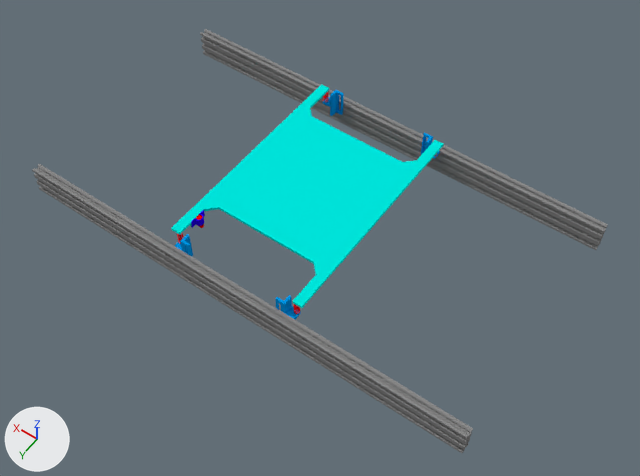
An edit to the Blender file blender/agitator.blend, drawn before and after from the same camera.
Both versions are drawn from a camera (50 mm lens) standing at (-6.72, 9.17, 13.81) and looking at (-0.45, 0.39, 0.02). Lighting does not change. The marker at lower left points along +X, +Y and +Z.

Names of what the first picture shows: 'brackets', 'linearrails', 'motormount', 'shakeframe'.
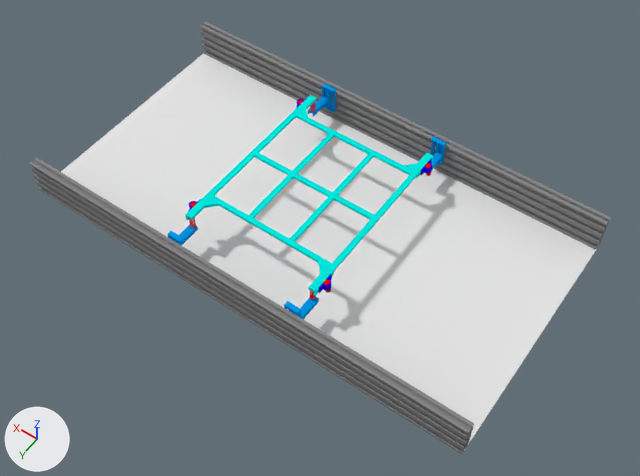
Commit message: updated agitator model

Boxes (x1, y1, x2, y2) around the edits, measured in the pictures (640 x 476 px; the box of a moved part takes in the faces that stretch with it):
'Plane', added: after (61, 54, 596, 450)
'linearrails', reshaped: before (32, 29, 608, 453); after (29, 22, 611, 454)
'shakeframe', reshaped, moved, modifiers changed (9% narrower, 10% shorter): before (171, 84, 444, 308); after (185, 95, 433, 296)
'brackets', reshaped: before (175, 90, 440, 320); after (168, 84, 446, 320)
'motormount', reshaped, moved, turned: before (191, 210, 205, 228); after (188, 98, 432, 293)
'vibrationmotors', reshaped, turned, modifiers changed: before (196, 215, 204, 228); after (190, 100, 431, 293)
part 1 of me_cylinder_002, deleted: before (191, 210, 205, 228)
part 2 of me_cylinder_002, added: after (188, 98, 432, 293)
part 3 of me_cylinder, moved or reshaped: before (196, 215, 202, 220); after (190, 100, 431, 285)
part 4 of me_cube_003, moved or reshaped: before (202, 47, 602, 250); after (203, 47, 602, 250)
part 5 of me_cube_003, moved or reshaped: before (201, 41, 605, 244); after (202, 40, 605, 244)
part 6 of me_cube_003, moved or reshaped: before (200, 29, 608, 238); after (201, 34, 608, 237)
part 7 of me_cube_003, moved or reshaped: before (32, 164, 473, 443); after (32, 171, 473, 444)
part 8 of me_cube_003, added: after (200, 22, 611, 231)
part 9 of me_cube_003, added: after (29, 157, 474, 438)
part 10 of me_cube_002, added: after (213, 116, 410, 242)
part 11 of me_cube_002, added: after (253, 135, 369, 218)

The change, as a list of edits to the scene's bpy script:
```text
Change me_cylinder_002:
    remove me_cylinder_002.from_pydata(...)  # 276 vertices, 149 faces; spans x -0.082..0.05, y -0.182..0.182, z -0.2..-0.04
    add me_cylinder_002.from_pydata(...)  # 276 vertices, 149 faces; spans x -1.632..-1.504, y 1.538..1.902, z 0.81..0.95
    me_cylinder_002 part 1: 276 vertices removed from x -0.082..0.05, y -0.182..0.182, z -0.2..-0.04
    me_cylinder_002 part 2: 276 vertices added at x -1.632..-1.504, y 1.538..1.902, z 0.81..0.95
Change me_cylinder:
    where me_cylinder.from_pydata(...)  # 348 vertices, 180 faces; spans x 1.17..1.3, y 1.84..1.96, z 0.723..0.95
    me_cylinder part 3: the loose piece of 92 vertices spanning x 1.2..1.3, y 1.84..1.96, z 0.799..0.95 is mirrored in y about its middle, then moved by (-2.8, -0.18, 0.0)
Change me_cube_003:
    where me_cube_003.from_pydata(...)  # 456 vertices, 240 faces; spans x -5.0..5.0, y -2.7..2.7, z 0.0..0.6
    me_cube_003 part 4: the loose piece of 76 vertices spanning x -5.0..5.0, y -2.7..-2.5, z 0.0..0.2 is moved by (0.0, -0.02, 0.0)
    me_cube_003 part 5: the loose piece of 76 vertices spanning x -5.0..5.0, y -2.7..-2.5, z 0.2..0.4 is moved by (0.0, -0.02, 0.0)
    me_cube_003 part 6: the loose piece of 76 vertices spanning x -5.0..5.0, y -2.7..-2.5, z 0.4..0.6 is moved by (0.0, -0.02, 0.0)
    me_cube_003 part 7: the loose piece of 76 vertices spanning x -5.0..5.0, y 2.5..2.7, z 0.4..0.6 is moved by (0.0, 0.02, 0.0)
    me_cube_003 part 8: the loose piece of 76 vertices spanning x -5.0..5.0, y -2.7..-2.5, z 0.4..0.6 is copied, and the copy is moved by (0.0, -0.02, 0.2); it spans x -5.0..5.0, y -2.72..-2.52, z 0.6..0.8
    me_cube_003 part 9: the loose piece of 76 vertices spanning x -5.0..5.0, y 2.5..2.7, z 0.4..0.6 is copied, and the copy is moved by (0.0, 0.02, 0.2); it spans x -5.0..5.0, y 2.52..2.71, z 0.6..0.8
Change me_cube_002:
    where me_cube_002.from_pydata(...)  # 48 vertices, 36 faces; spans x -1.3..1.3, y -1.3..1.3, z -0.2..0.3
    me_cube_002 part 10: a new loose piece, a box spanning x 0.53..1.39, y -1.33..-0.05, z -0.2..0.3
    me_cube_002 part 11: a new loose piece, a box spanning x -0.43..0.43, y -1.33..-0.05, z -0.2..0.3
    me_cube_002 part 12: the loose piece of 8 vertices spanning x -1.3..-0.5, y -1.3..-0.1, z -0.2..0.3 is deleted
    me_cube_002 part 13: the loose piece of 8 vertices spanning x -0.4..0.4, y -1.3..-0.1, z -0.2..0.3 is deleted
    me_cube_002 part 14: the loose piece of 8 vertices spanning x -0.4..0.4, y 0.1..1.3, z -0.2..0.3 is deleted
    me_cube_002 part 15: the loose piece of 8 vertices spanning x -1.3..-0.5, y 0.1..1.3, z -0.2..0.3 is deleted
    me_cube_002 part 16: the loose piece of 8 vertices spanning x 0.5..1.3, y 0.1..1.3, z -0.2..0.3 is deleted
    me_cube_002 part 17: the loose piece of 8 vertices spanning x 0.5..1.3, y -1.3..-0.1, z -0.2..0.3 is deleted
Change me_cube:
    remove me_cube.from_pydata(...)  # 56 vertices, 48 faces; spans x -1.5..1.5, y -2.4..2.4, z -0.1..0.06
    add me_cube.from_pydata(...)  # 26 vertices, 23 faces; spans x 0.0..1.5, y -2.0..0.0, z 0.8..0.96
    me_cube part 18: the whole mesh is rebuilt
Change me_cube_001:
    remove me_cube_001.from_pydata(...)  # 28 vertices, 26 faces; spans x 1.0..1.4, y -2.5..-2.3, z -0.6..0.0
    add me_cube_001.from_pydata(...)  # 48 vertices, 50 faces; spans x 1.2..1.5, y -2.515..-1.89, z -0.6..0.0
    me_cube_001 part 19: 28 vertices removed from x 1.0..1.4, y -2.5..-2.3, z -0.6..0.0; 48 vertices added at x 1.2..1.5, y -2.515..-1.89, z -0.6..0.0
Add me_plane:
    me_plane.from_pydata([(-5.0, -2.72, 0.0), (5.0, -2.72, 0.0), (-5.0, 2.72, 0.0), (5.0, 2.72, 0.0)], [], [(0, 1, 3, 2)])
    me_plane.materials.append(mat_material_006)  # white #e7e7e7
Change ob_motormount:
    ob_motormount.location: (1.25, 1.9, 1.0) -> (0.0, 0.0, 0.0)
    ob_motormount.rotation_euler: (0.0, 0.0, 0.0) -> (0.0, 0.0, 3.142)  # degrees (0, 0, 0) -> degrees (0, 0, 180)
Change ob_vibrationmotors:
    ob_vibrationmotors.rotation_euler: (0.0, 0.0, 0.0) -> (0.0, 0.0, 3.142)  # degrees (0, 0, 0) -> degrees (0, 0, 180)
    add _m = ob_vibrationmotors.modifiers.new('Mirror', 'MIRROR')
    add _m.use_axis = (True, True, False)
Change ob_shakeframe:
    ob_shakeframe.location: (0.0, 0.0, 0.9) -> (0.0, 0.0, 0.0)
    add _m = ob_shakeframe.modifiers.new('Boolean.002', 'BOOLEAN')
    add _m.object = ob_pinholes
    add _m.solver = 'FLOAT'
    add _m = ob_shakeframe.modifiers.new('Mirror', 'MIRROR')
    add _m.use_axis = (True, True, False)
Add ob_pinholes:
    ob_pinholes = bpy.data.objects.new('pinholes', me_cylinder_005)  # a 128-sided cylinder along z spanning x 0.46..0.5, y -0.02..0.02, z -0.2..0.2; a 128-sided cylinder along z spanning x 1.43..1.47, y -0.02..0.02, z -0.2..0.2; a 128-sided cylinder along x spanning x -0.2..0.2, y -0.02..0.02, z -0.02..0.02; a 128-sided cylinder along x spanning x -0.2..0.2, y -0.02..0.02, z 1.36..1.4
    ob_pinholes.location = (0.0, 0.0, 0.93)
    ob_pinholes.rotation_euler = (1.571, 0.0, 0.0)  # degrees (90, 0, 0)
Add ob_plane:
    ob_plane = bpy.data.objects.new('Plane', me_plane)
    ob_plane.location = (0.0, 0.0, 0.0)
```
